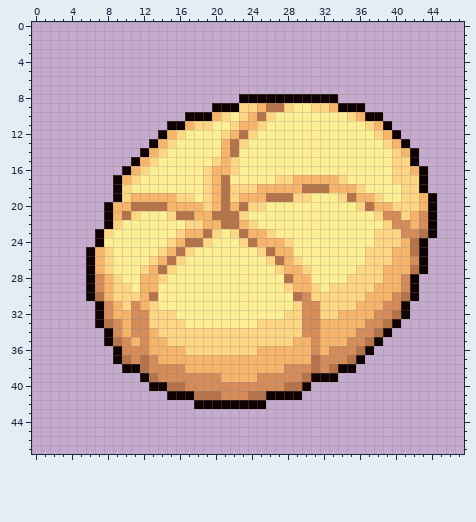
Pixel-art sprite: PebblesBakery/res/bakery_roll_done.png. This is how it looked before the edit.
The file is 48x48 pixels.
After:
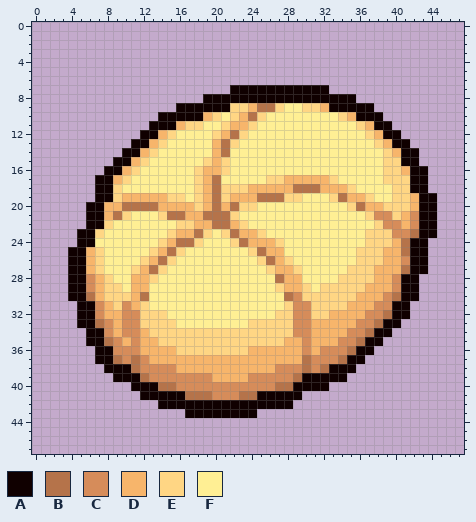
Palette (. is transparent): A #100000  B #b5734a  C #d68c5a  D #f7b56b  E #ffd684  F #ffef94
Difference:
Changed rows in their new state; - is an unchanged pixel.
first column x 4:
 7 ------------------AAAAAAAAAAA-----------
 8 ---------------AAAA-----------AA--------
 9 ------------AAAA--E-DB-EF-E-DA---A------
10 ----------AAA--DEFEDBEF-------EDA-------
11 ---------AA-DE-F-ED-EF----------EDA-----
12 --------AADEF---EDBEF------------EDA----
13 -------AADEF----DBEF--------------EDA---
14 ------AADEF-----DBF----------------EDA--
15 -----AADEF-----EDEF----------------E-A--
16 ----AADEF-----ED-EF----------------E-DA-
17 ---AADEF------EDBF----E-D----EF----E--A-
18 ---AAEF-------EDBE--D----B--D--EF---E-A-
19 ---AAED----E-FEDBED--B--E-F--EBD-EF-E-DA
20 --AAD-B---D---EDBDBE-F---------EBD-E--DA
21 --AADBEF--EB-D-B--EF-------------EC-EDCA
22 --AAEF------E-D-B-DEF-------------EC-DCA
23 -AAEF------ED-BEFEBD-EF----------E--C-BA
24 -AAF------EDB-EF--EBD--EF--------E--DBA-
25 AADEF----EDBEF------EBD-F-------E--D-BA-
26 AADEF---EDBEF--------EBDEF------E--D-CA-
27 AADEF--EDBEF----------ED-EF----E--D--BA-
28 AACDEF-D-EF------------BD-F---E---D-CA--
29 AACDE-FD-F-------------ED-EFE----D--CA--
30 AABDE--DBF--------------BCE-----D--CBA--
31 -AACDECDEF--------------EC-E---D--C-A---
32 -AACD-C-E--F-----------E-C-E-D---C-BA---
33 -AABCDC-E---F-------E----C-D----C-BA----
34 --AACDC-DE---------------C-D---C-BA-----
35 --AABCDCD-E-------------D-CD--C-BA------
36 ---AAC--D---E-------D-----CDC--BA-------
37 ---AABCBCD----------------BC--BA--------
38 ----AA-BC---D----------C--BCBA----------
39 -----AAABC------D---C----BA---A---------
40 -------AA-B-C----------B-A-AA-----------
41 --------AAA--B--C--B-A------------------
42 ----------AAAA--------AAA---------------
43 -------------AAAAAAAA-------------------
Boxes around the changes in both pictures, in picture pixels (x1, y1, x2, y2):
changed: (68, 85, 428, 418)
